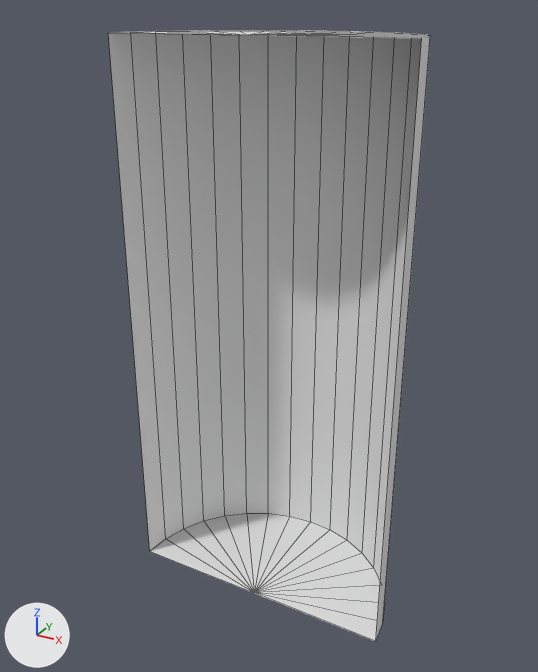
The FBX model Assets/RAW IMPORT (Avant Tri)/3D/Placeholders/PH_Portal.fbx as it was, and as the next commit left it.
Before and after are seen from a 50 mm lens placed at (1.13, -1.94, 2.07), pointed at (-0.05, 0.22, 0.99). Arrows for +X, +Y and +Z are at lower left; the lights stay in place. Mesh edges are drawn as thin lines. Where no turn or scale is listed for an object, it has been applied to the vertices.

Objects in the first picture: 'Portal_Cylinder'.
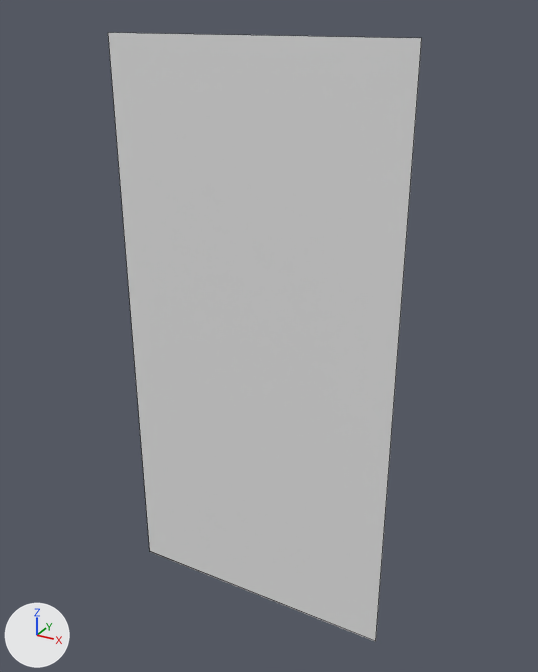
Commit message: Fixed portals

Where the change shows, as pixel boxes [x1, y1, x2, y2] in the pictures (538 x 672 px):
'Portal_Cylinder', reshaped: before [108, 30, 430, 641]; after [108, 33, 422, 642]

Edits to the bpy script that builds the scene:
```text
Change me_cylinder:
    used by ob_portal_cylinder; location = (0.0, 0.0, 0.0)
    remove me_cylinder.from_pydata(...)  # 36 vertices, 48 faces; spans x -0.5..0.5, y 0.0..0.5, z 0.0..2.0
    add me_cylinder.from_pydata(...)  # 8 vertices, 6 faces; spans x -0.5..0.5, y 0.0, z 0.0..2.0
    me_cylinder part 1
    32 vertices are removed from x -0.49..0.49, y 0.0..0.5, z 0.0..2.0
    48 faces are deleted
    4 vertices are added at (0.5, 0.0, 0.0), (0.5, 0.0, 2.0), (-0.5, 0.0, 0.0), (-0.5, 0.0, 2.0)
    6 new faces join them
```
